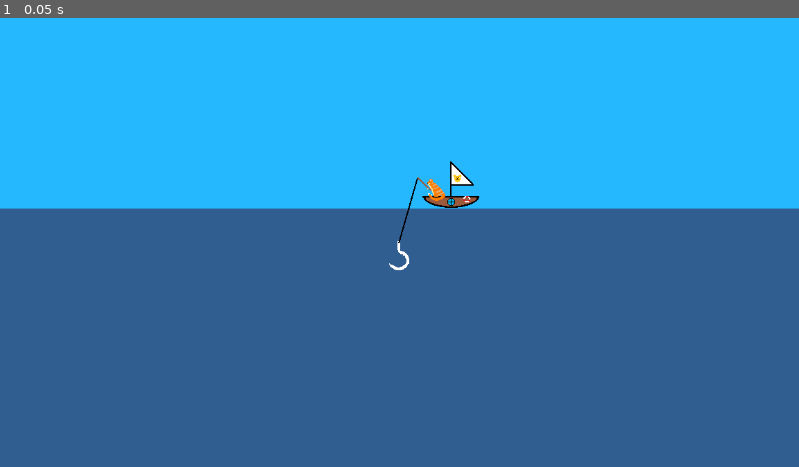
Above: before the commit, frame 1.
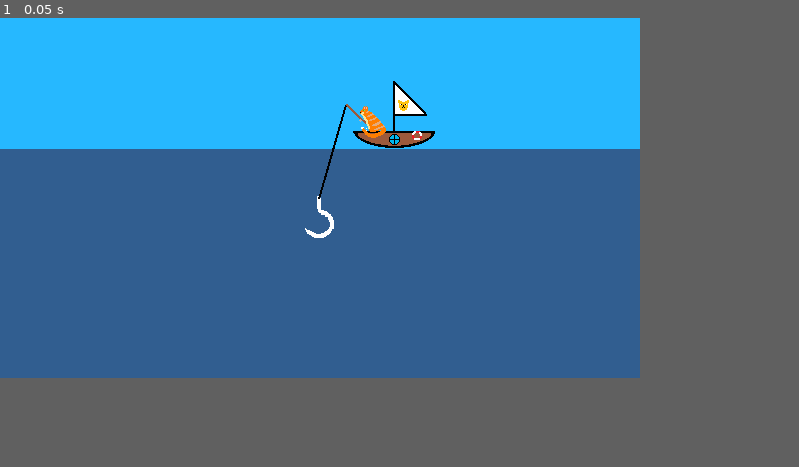
Above: after the commit, the same moment.

Repository: ethan-hawksley/cat-fishing-frenzy
Game: Godot game, scene res://main.tscn
Same seed, same stepped clock (60 frames per second), same inputs: the game is played once before the commit and once after it.
Inputs:
- Up to frame 1 (0.05 s): no input
The window is 799x449 before the commit and 640x360 after it. Grey fills any space a smaller window leaves; there, only what the larger window draws over its background counts as a difference.

The runs differ from the first frame. In frame 1, 20% of the frame differs, in the area x 0-100%, y 0-57%.

Commit message:
Update project.godot

Diff:
--- a/project.godot
+++ b/project.godot
@@ -19,6 +19,11 @@
 
 global="*uid://cjjjaa78f8nhd"
 
+[display]
+
+window/size/viewport_width=640
+window/size/viewport_height=360
+
 [physics]
 
 3d/physics_engine="Jolt Physics"
